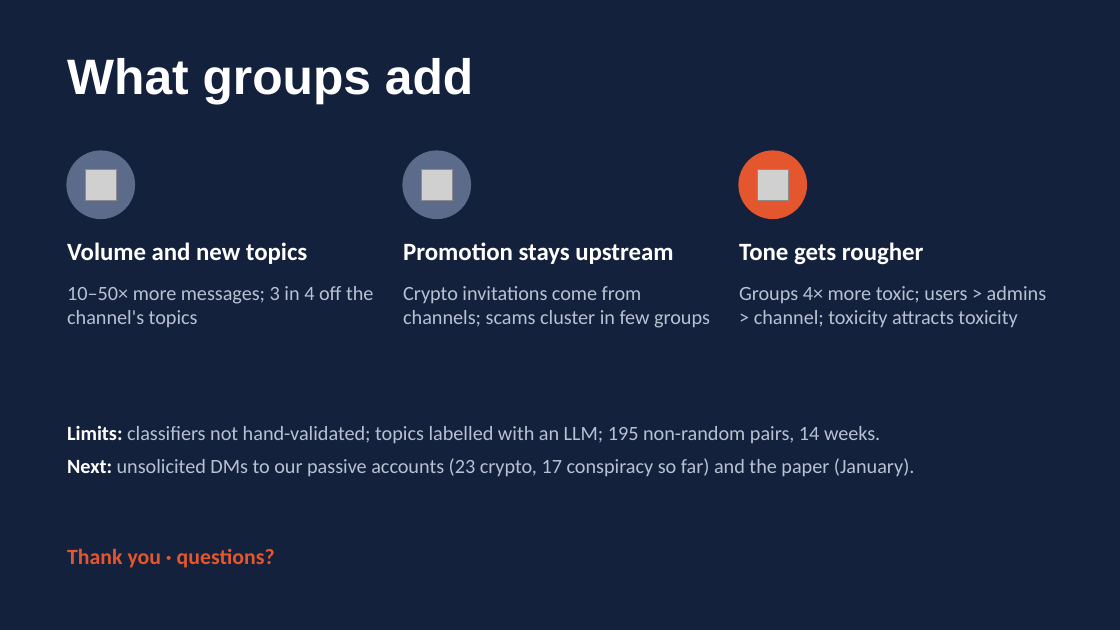
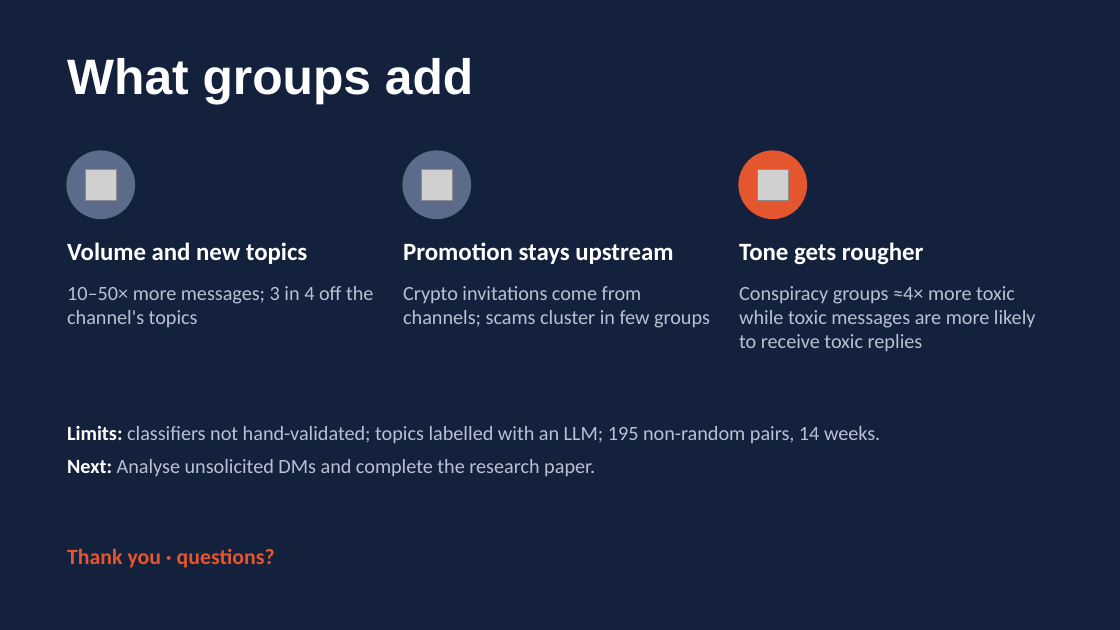
Before and after one commit to riccardo-000/seeing-inside-telegram-groups, a slide deck: slide 11 of shared/Riccardo/presentation/seeing_inside_telegram_groups.pptx. Drawn at 1120x630 pixels with LibreOffice and Linux fonts; fonts in the diff are those of the drawing; grey boxes stand for pictures. Boxes give left, top, right and bottom in pixels: in the first picture for what was removed or moved away, otherwise in the second. Text is boxed around its words. In the diff, an @@ line names an element or a change of style, - is before the commit and + after.

```diff
--- a/shared/Riccardo/presentation/seeing_inside_telegram_groups.pptx
+++ b/shared/Riccardo/presentation/seeing_inside_telegram_groups.pptx
@@ text at (739,286,1036,352): text changed @@
-Groups 4× more toxic; users > admins > channel; toxicity attracts toxicity
+Conspiracy groups ≈4× more toxic while toxic messages are more likely to receive toxic replies
@@ text at (67,459,595,477): text changed @@
-Next: unsolicited DMs to our passive accounts (23 crypto, 17 conspiracy so far) and the paper (January).
+Next: Analyse unsolicited DMs and complete the research paper.
```
Also in this commit, not shown: 6 other slides changed.
